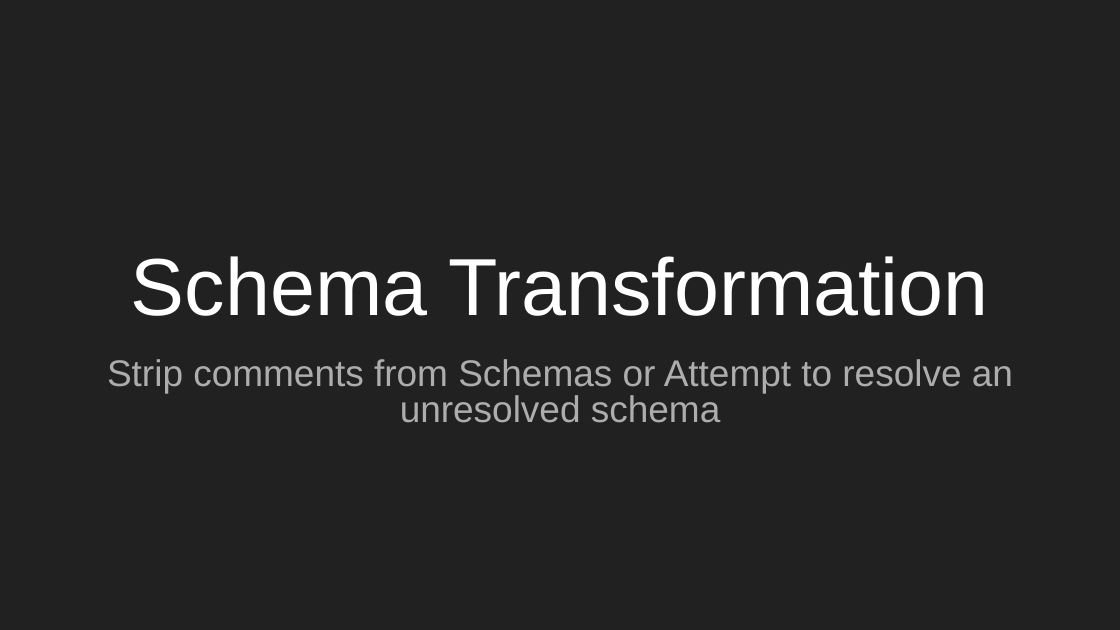
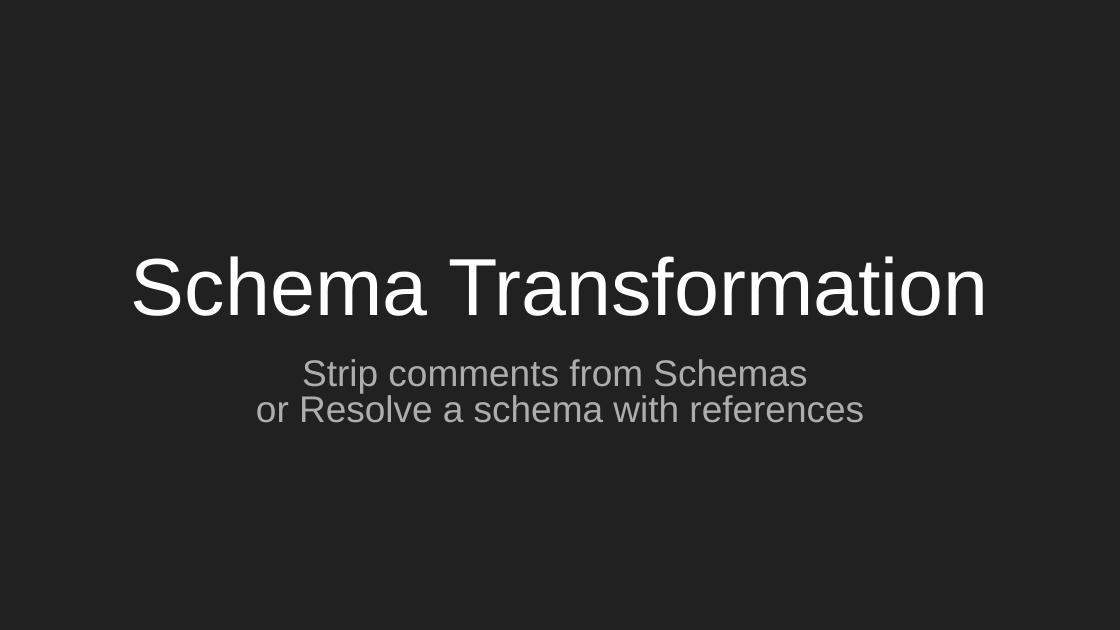
Before and after one commit to ScreamBun/jadn-sandbox, a slide deck: slide 41 of documentation/JADNSandboxInfo.pptx. Drawn at 1120x630 pixels with LibreOffice and Linux fonts; fonts in the diff are those of the drawing. Boxes give left, top, right and bottom in pixels: in the first picture for what was removed or moved away, otherwise in the second. Text is boxed around its words. In the diff, an @@ line names an element or a change of style, - is before the commit and + after.

```diff
--- a/documentation/JADNSandboxInfo.pptx
+++ b/documentation/JADNSandboxInfo.pptx
@@ subtitle at <box>256,359,864,423</box>: text changed @@
-Strip comments from Schemas or Attempt to resolve an unresolved schema
+Strip comments from Schemas
+or Resolve a schema with references
```
Also in this commit, not shown: 1 other slide changed, 1 other file.
